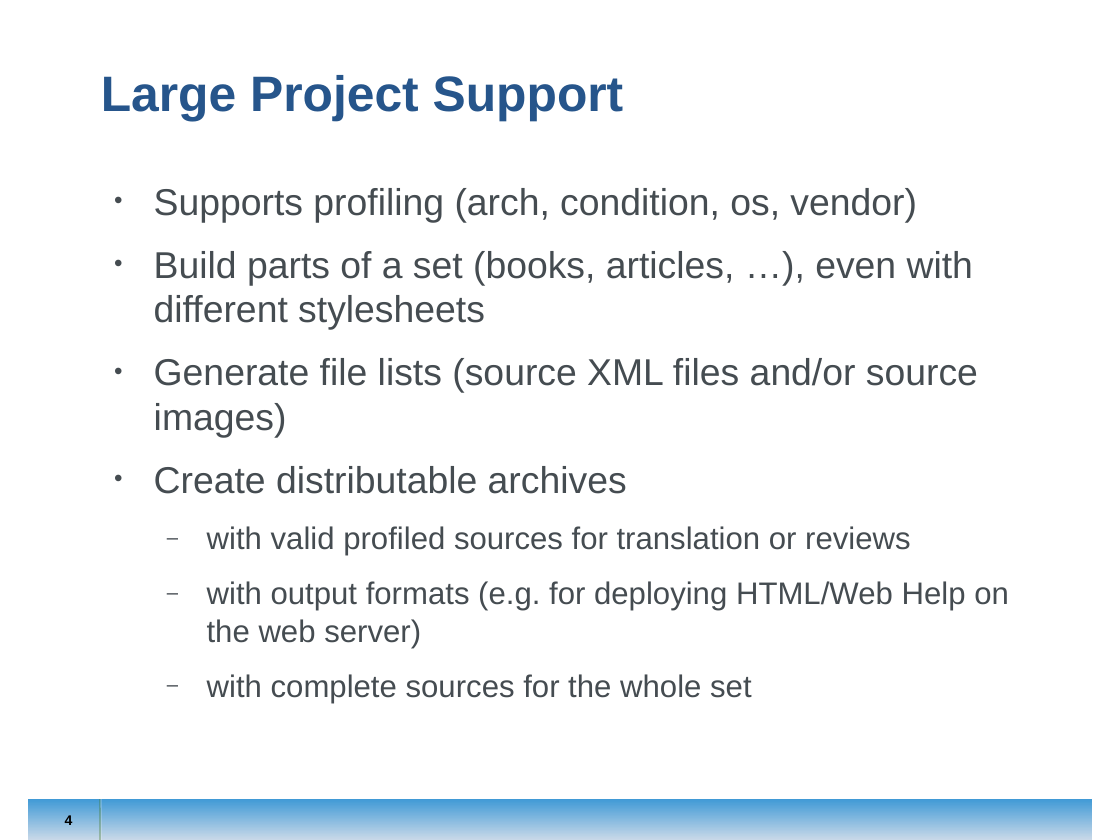
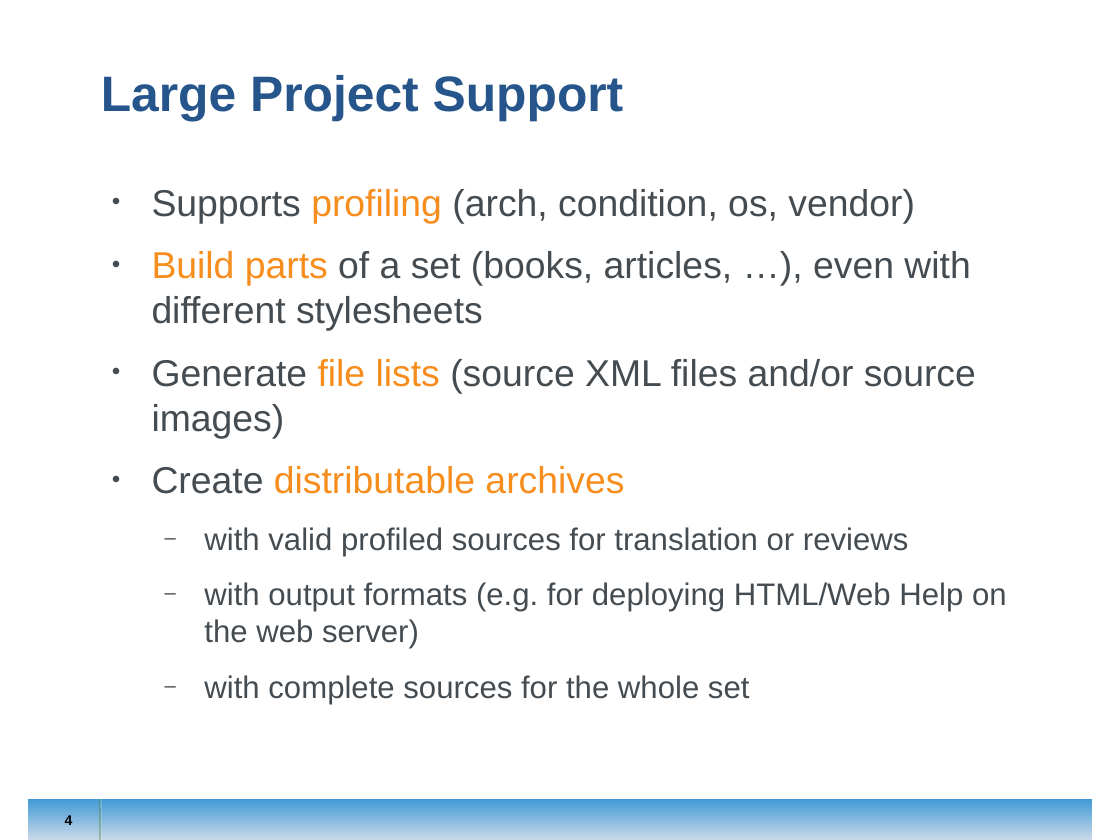
Before and after one commit to openSUSE/daps, a slide deck: slide 4 of doc/presentation/daps_linuxtag_2012.odp. Drawn at 1120x840 pixels with LibreOffice and Linux fonts; fonts in the diff are those of the drawing; background and template pictures are left out. Boxes give left, top, right and bottom in pixels: in the first picture for what was removed or moved away, otherwise in the second. Text is boxed around its words. In the diff, an @@ line names an element or a change of style, - is before the commit and + after.

```diff
--- a/doc/presentation/daps_linuxtag_2012.odp
+++ b/doc/presentation/daps_linuxtag_2012.odp
@@ text at <box>152,189,976,494</box>: text colour #454C51 to #F78D1D in "profiling", "Build parts", "file lists", "distributable archives" @@
```
Also in this commit, not shown: 4 other slides changed, 1 slide added.
